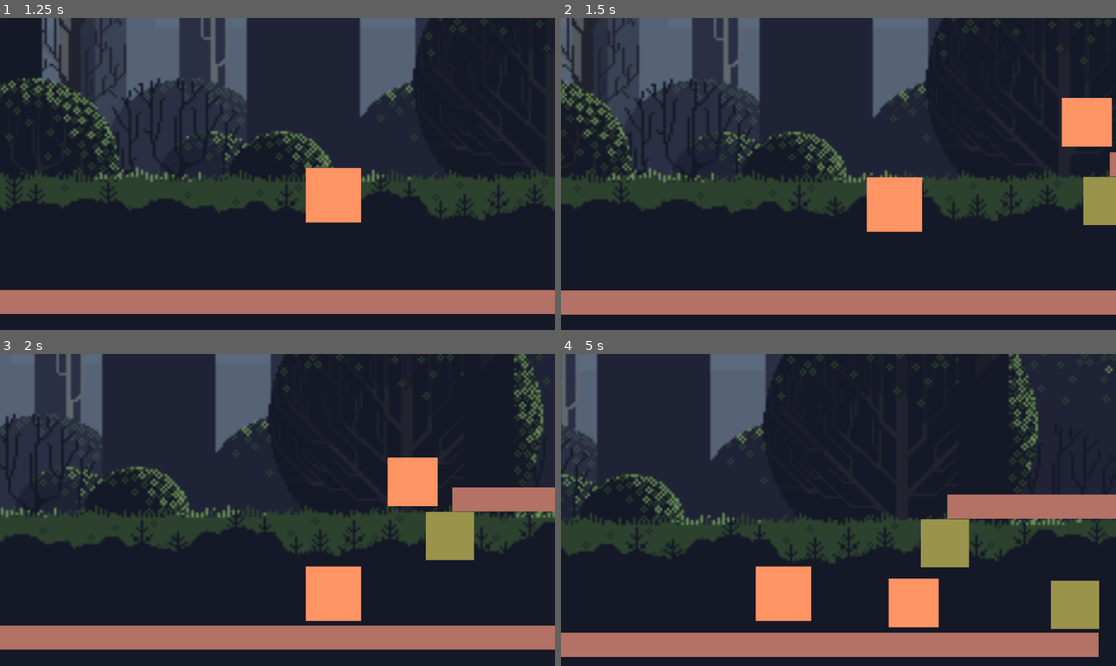
Above: before the commit, frames 1-4 (two rows, left to right).
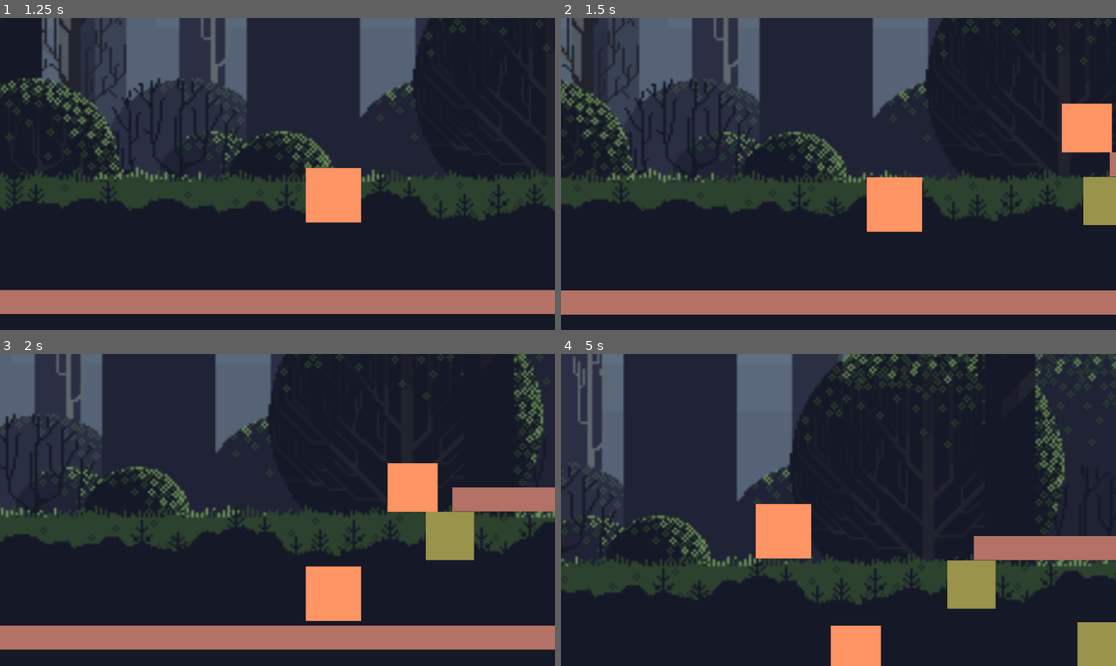
Above: after the commit, the same moments.

Repository: TLRP-45/Game-EFP-VJ
Game: Godot game, scene res://Scenes/world.tscn
Same seed, same stepped clock (60 frames per second), same inputs: the game is played once before the commit and once after it.
Inputs:
- Up to frame 1 (1.25 s): tap Enter (ui_accept) at 0.5, 0.77 s; hold Right (ui_right) from 0.53 s (still down)
- Up to frame 2 (1.5 s): keep holding Right (ui_right)
- Up to frame 3 (2 s): keep holding Right (ui_right); tap Enter (ui_accept) at 1.52 s
- Up to frame 4 (5 s): release Right (ui_right) at 2.03 s; hold Left (ui_left) 2.03-2.78 s; hold Right (ui_right) 2.78-4.28 s; tap Enter (ui_accept) at 3.02, 3.77, 4.52 s; hold Left (ui_left) from 4.28 s (still down)

Frame 1 is identical in both runs. In frame 2, 0.4% of the frame differs, in the area x 90-100%, y 25-44%; in frame 3, 0.4%; in frame 4, 45%, in the area x 0-100%, y 0-100%.

Commit message:
Arreglo del los warps
Se arreglaron los warps y algunas fisicas de algunas entidades

Diff:
--- a/Scenes/winner.tscn
+++ b/Scenes/winner.tscn
@@ -6,7 +6,7 @@
 [sub_resource type="RectangleShape2D" id="RectangleShape2D_7q8l8"]
 size = Vector2(120, 125)
 
-[node name="player" type="CharacterBody2D"]
+[node name="player" type="CharacterBody2D" groups=["Player"]]
 script = ExtResource("1_ephfi")
 
 [node name="Sprite2D" type="Sprite2D" parent="."]
--- a/Scenes/world_1.tscn
+++ b/Scenes/world_1.tscn
@@ -39,6 +39,7 @@
 
 [node name="player" parent="." instance=ExtResource("1_0t5nh")]
 position = Vector2(-299, -8)
+JUMP_VELOCITY = -600.0
 
 [node name="Platform" type="StaticBody2D" parent="."]
 position = Vector2(-1, 30)
@@ -170,7 +171,7 @@
 shape = SubResource("RectangleShape2D_ild0k")
 
 [node name="Platform6" type="StaticBody2D" parent="."]
-position = Vector2(170, -546)
+position = Vector2(163, -510)
 
 [node name="MeshInstance2D" type="MeshInstance2D" parent="Platform6"]
 modulate = Color(0.705882, 0.443137, 0.396078, 1)
@@ -206,7 +207,7 @@
 shape = SubResource("RectangleShape2D_hy0rg")
 
 [node name="static box5" type="StaticBody2D" parent="."]
-position = Vector2(2067, -496)
+position = Vector2(2067, -456)
 
 [node name="MeshInstance2D" type="MeshInstance2D" parent="static box5"]
 modulate = Color(0.6, 0.576471, 0.298039, 1)
--- a/Scenes/world_3.tscn
+++ b/Scenes/world_3.tscn
@@ -49,7 +49,7 @@
 [sub_resource type="RectangleShape2D" id="RectangleShape2D_7ybq6"]
 size = Vector2(100, 100)
 
-[node name="world_3" type="Node2D"]
+[node name="world_3" type="Node2D" groups=["Player"]]
 position = Vector2(-451, 344)
 
 [node name="StaticBody2D" type="StaticBody2D" parent="."]
--- a/enemy/enemy.tscn
+++ b/enemy/enemy.tscn
@@ -4,13 +4,13 @@
 [ext_resource type="Texture2D" uid="uid://dks6fy0y78xvh" path="res://Resources/winner.png" id="2_nveh2"]
 
 [sub_resource type="RectangleShape2D" id="RectangleShape2D_udyln"]
-size = Vector2(233, 245)
+size = Vector2(207, 201)
 
 [node name="enemy" type="CharacterBody2D"]
 script = ExtResource("1_dgnlg")
 
 [node name="CollisionShape2D" type="CollisionShape2D" parent="."]
-position = Vector2(4.5, 11.5)
+position = Vector2(6.5, 9.5)
 shape = SubResource("RectangleShape2D_udyln")
 
 [node name="Sprite2D" type="Sprite2D" parent="."]
